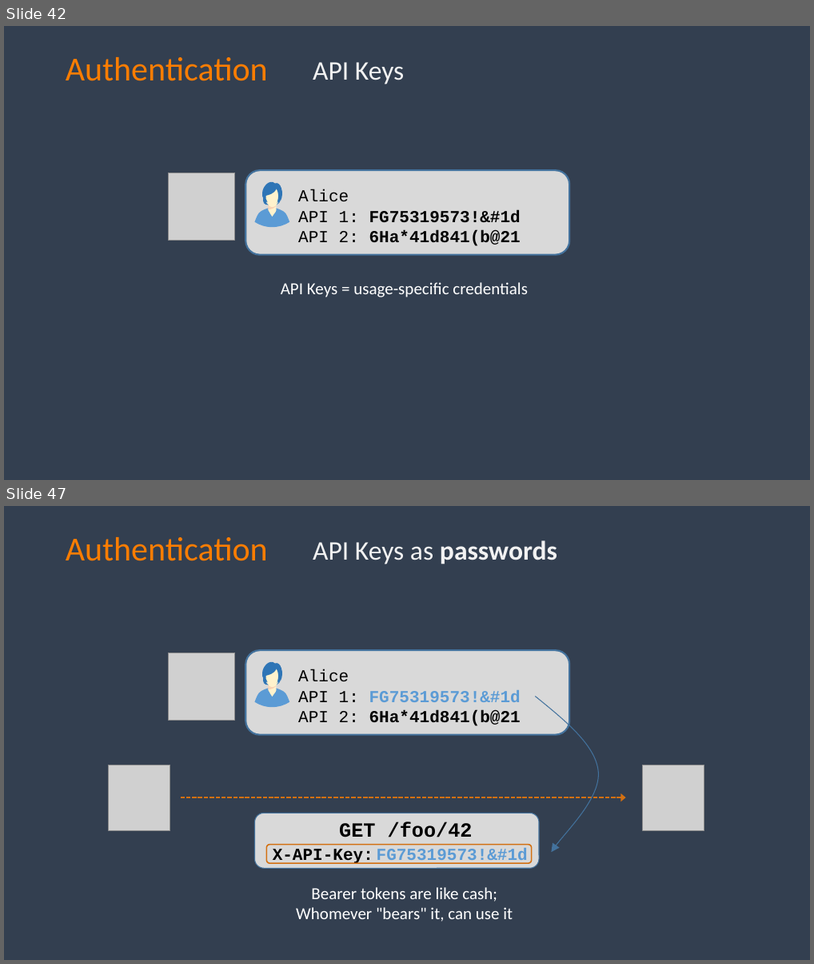
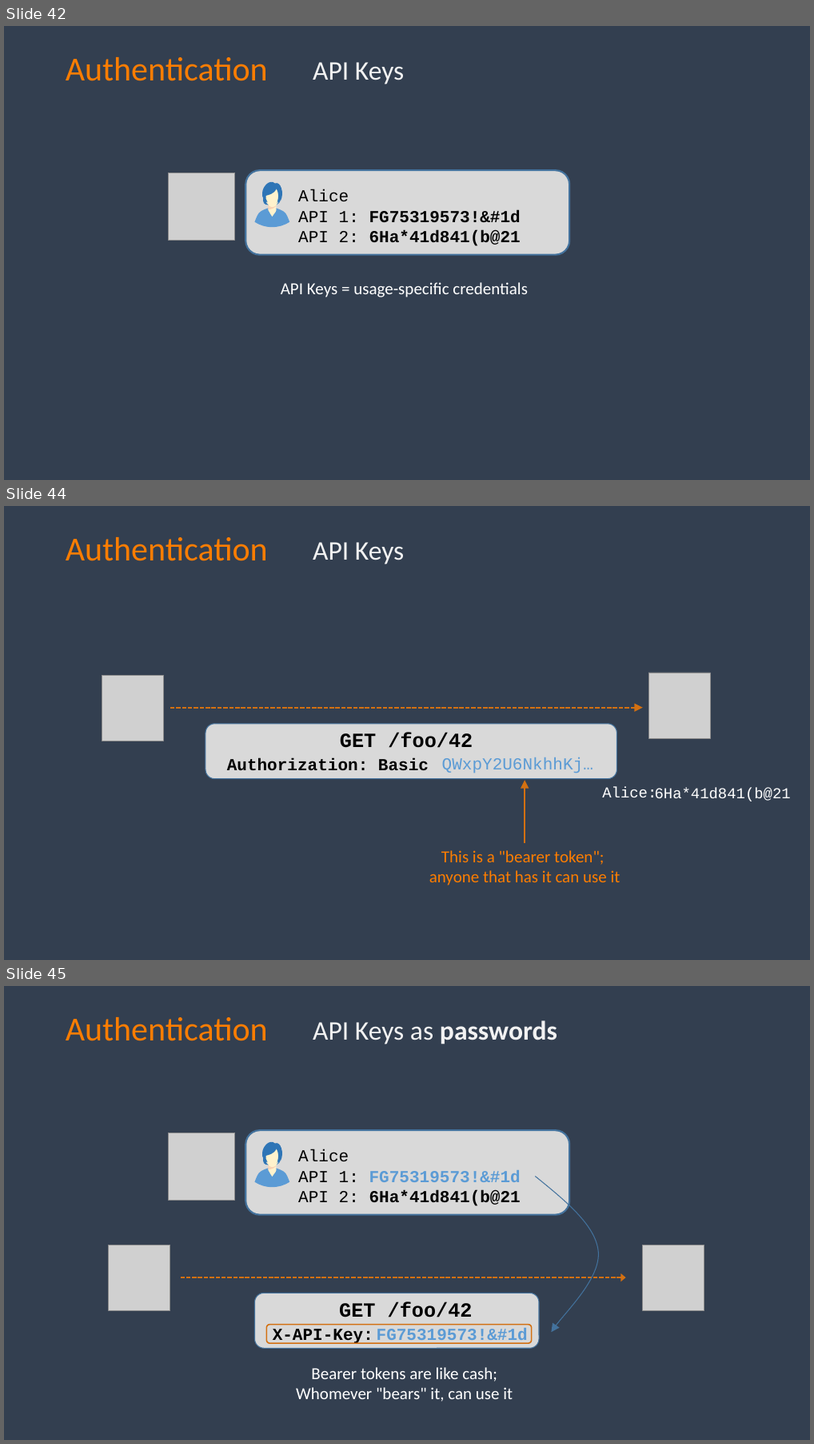
Before and after one commit to spetryjohnson/talk-PracticalAuthForDevs, a slide deck: Authentication for Non-Developers.pptx. Shown one above the other, each under a label of ours: slides 42 and 47 before the commit, slides 42, 44 and 45 after it; the slides between them are not shown. The pictures are 814x964 and 814x1444 pixels, drawn with LibreOffice and Linux fonts; fonts in the diff are those of the drawing; grey boxes stand for pictures; background and template pictures are left out. Boxes give left, top, right and bottom in pixels: in the first picture for what was removed or moved away, otherwise in the second. Text is boxed around its words. In the diff, an @@ line names an element or a change of style, - is before the commit and + after.

```diff
--- a/Authentication for Non-Developers.pptx
+++ b/Authentication for Non-Developers.pptx
@@ slide 44 added at (4, 506, 810, 960), background #333F50 @@
@@ text added at (66, 537, 268, 561), 40 pt, text #FD7D00 @@
+Authentication
@@ text added at (313, 542, 404, 564), 32 pt, text #F2F2F2 @@
+API Keys
@@ picture added at (649, 672, 710, 738) @@
@@ picture added at (102, 675, 164, 740) @@
@@ arrow added from (169, 708) to (643, 708), #D37011 1.75 pt dashed @@
@@ rounded rectangle added at (206, 724, 618, 779), fill #D9D9D9, outline #43739E 1 pt @@
@@ text added at (340, 732, 473, 748), 24 pt, text #000000, bold @@
+GET /foo/42
@@ text added at (227, 758, 429, 771), 20 pt, text #000000, bold @@
+Authorization: Basic
@@ text added at (442, 757, 594, 773), 20 pt, text #5B9BD5 @@
+QWxpY2U6NkhhKj…
@@ arrow added from (525, 842) to (525, 780), #D37011 1.75 pt @@
@@ text added at (602, 787, 790, 801), 18 pt, text #FFFFFF @@
+Alice:
@@ text added at (602, 787, 790, 801), 18 pt, text #FFFFFF @@
+6Ha*41d841(b@21
@@ text added at (430, 850, 621, 885), 20 pt, text #FD7D00 @@
+This is a "bearer token";
+anyone that has it can use it
@@ what was slide 47 is now slide 45 @@
```
Also in this commit, not shown: 1 slide changed, 3 slides removed.
